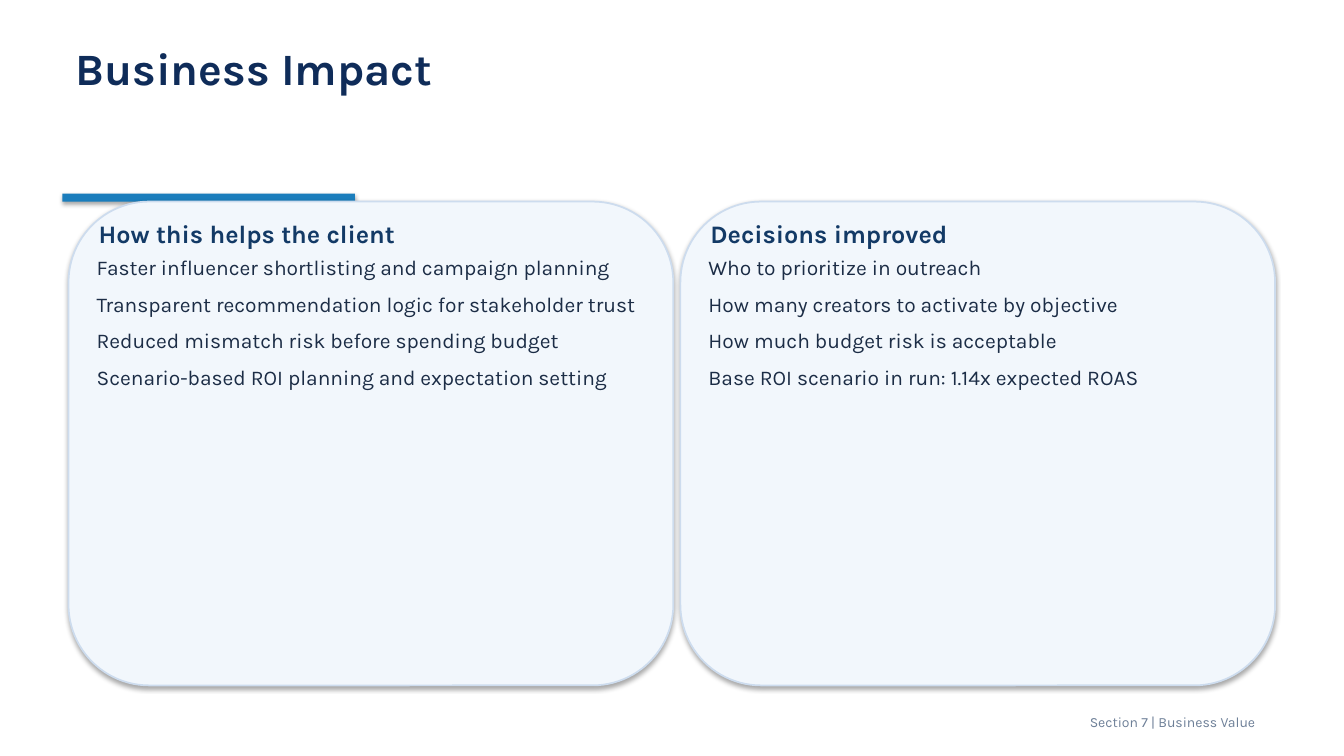
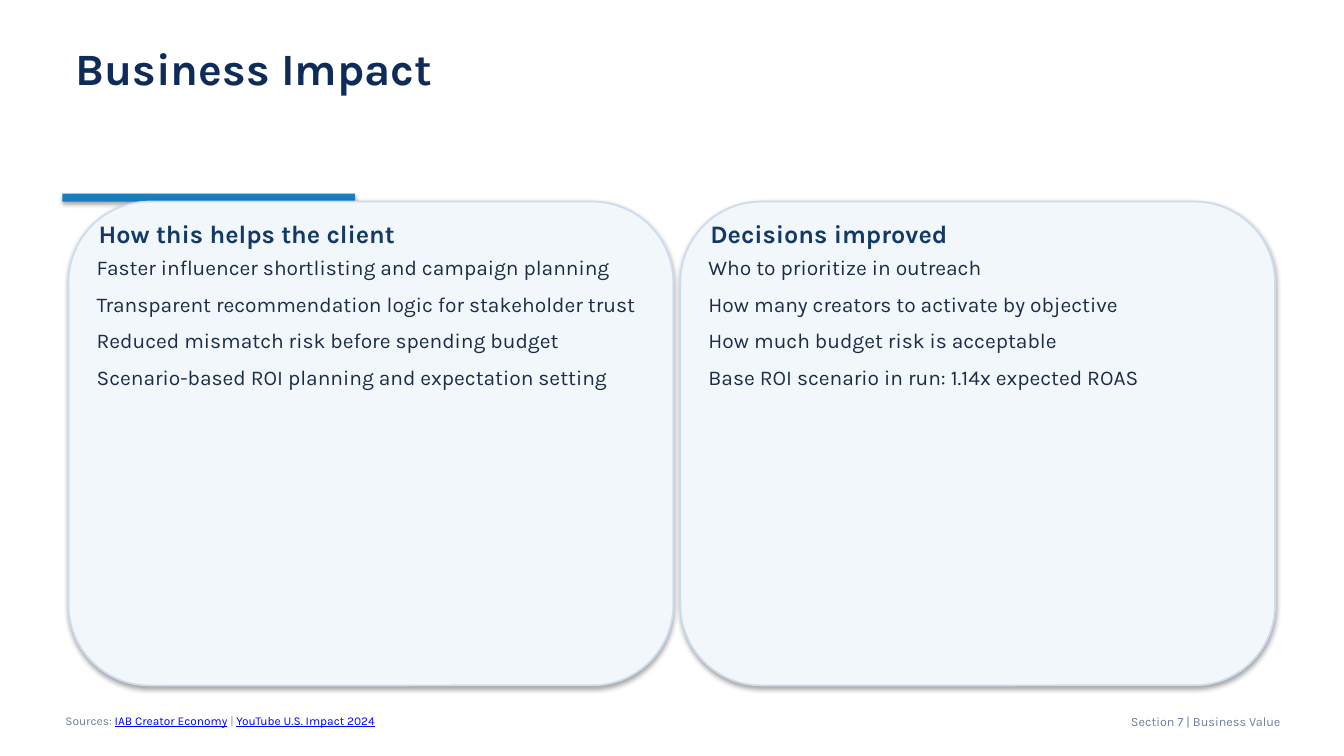
Before and after one commit to AliceEom/AI_MCN, a slide deck: slide 12 of slides/AI_MCN_Final_Presentation_EN.pptx. Drawn at 1344x756 pixels with LibreOffice and Linux fonts; fonts in the diff are those of the drawing. Boxes give left, top, right and bottom in pixels: in the first picture for what was removed or moved away, otherwise in the second. Text is boxed around its words. In the diff, an @@ line names an element or a change of style, - is before the commit and + after.

Commit message:
Expand research references and add per-slide source links

```diff
--- a/slides/AI_MCN_Final_Presentation_EN.pptx
+++ b/slides/AI_MCN_Final_Presentation_EN.pptx
@@ text added at <box>65,717,375,728</box>, 8.5 pt, text #0000FF, underline @@
+Sources: IAB Creator Economy | YouTube U.S. Impact 2024
@@ text "Section 7 | Business Value": place and size @@
-text "Section 7 | Business Value" at <box>1090,717,1256,727</box>
+text "Section 7 | Business Value" at <box>1131,717,1280,726</box>
@@ text "Section 7 | Business Value" at <box>1131,717,1280,726</box>: size 10 to 9 pt @@
```
Also in this commit, not shown: 14 other slides changed, 2 other files.
